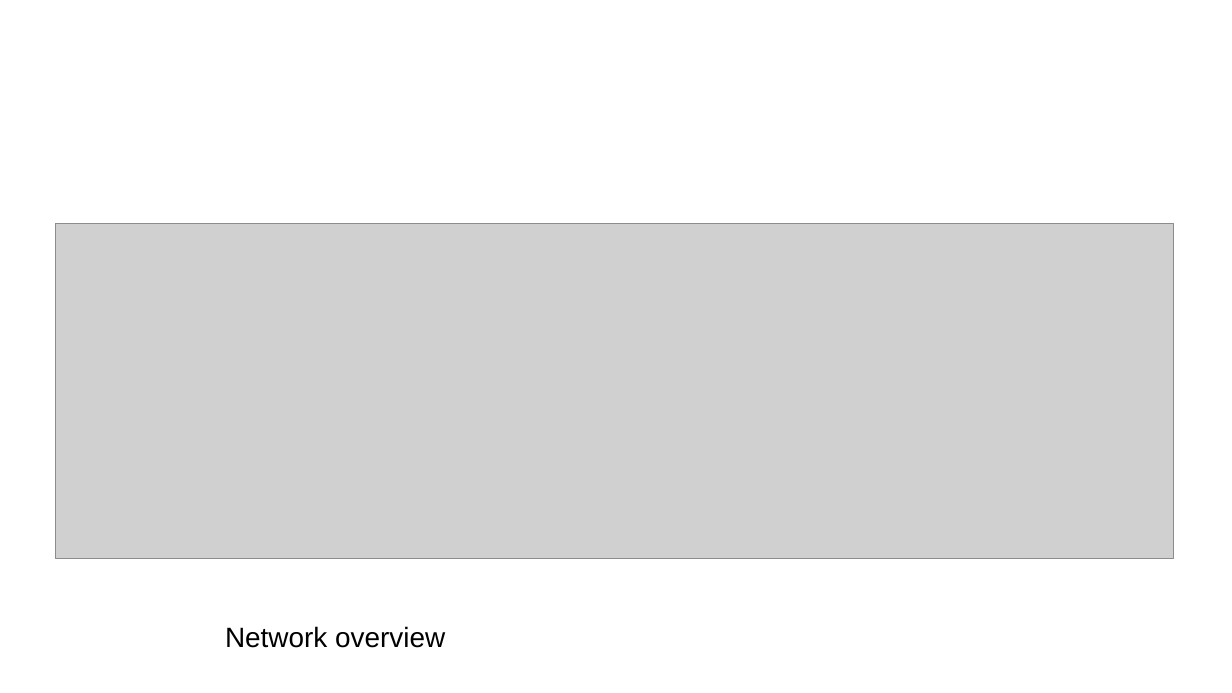
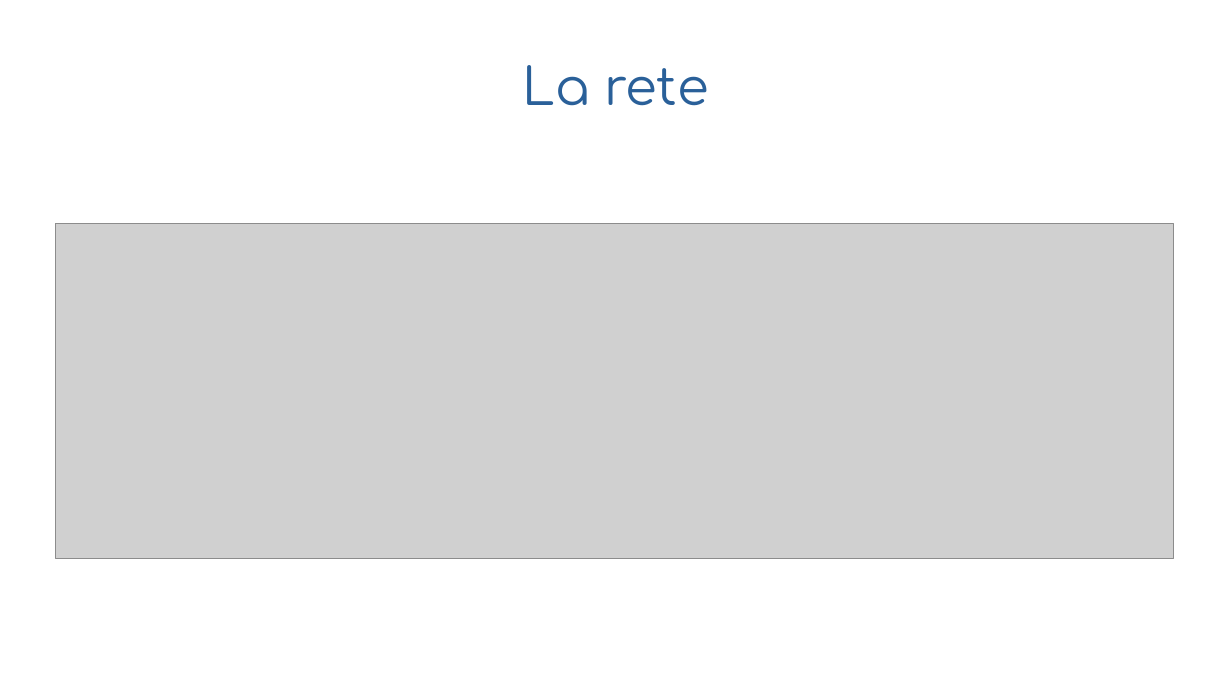
Before and after one commit to WAPEETY/media-way, a slide deck: slide 3 of proof_of_concept/esame_di_stato.odp. Drawn at 1232x693 pixels with LibreOffice and Linux fonts; fonts in the diff are those of the drawing; grey boxes stand for pictures; background and template pictures are left out. Boxes give left, top, right and bottom in pixels: in the first picture for what was removed or moved away, otherwise in the second. Text is boxed around its words. In the diff, an @@ line names an element or a change of style, - is before the commit and + after.

```diff
--- a/proof_of_concept/esame_di_stato.odp
+++ b/proof_of_concept/esame_di_stato.odp
@@ title "La rete" at [523,65,709,106]: font Arial to Comfortaa, text colour #FFFFFF to #2A6099 @@
@@ text removed at [225,626,445,648] @@
-Network overview
```
Also in this commit, not shown: 11 other slides changed, 1 slide added, 1 slide removed, 12 other files.
